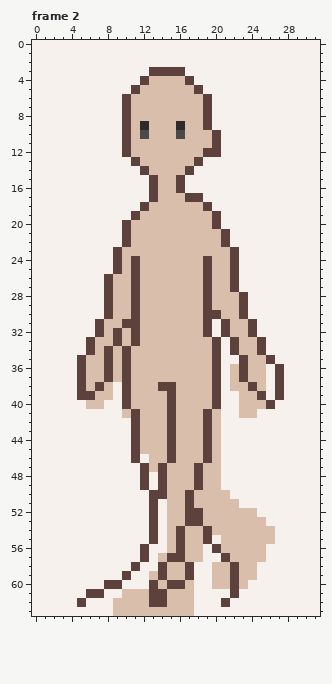
A pixel-art file gets an edit: assets/art/characters/asprite/character-walkcycle.aseprite. This is how it looked before the edit.
32x64 pixels, 8 frames. Shown: frame 2.
Now the later version:
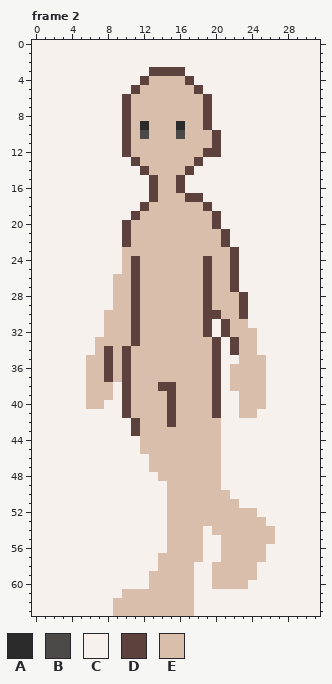
Palette (. is transparent): A #2b2b2b  B #4c4948  C #f6f1ec  D #5c413d  E #d9beac
What changed:
--- frame 2, layer "skin-outline"
@@ x 0..31 @@
 22 CCCCCCCCCCDEEEEEEEEEEDCCCCCCCCCC
-23 CCCCCCCCCDEEEEEEEEEEEEDCCCCCCCCC
-24 CCCCCCCCCDEDEEEEEEEDEEDCCCCCCCCC
-25 CCCCCCCCCDEDEEEEEEEDEEDCCCCCCCCC
-26 CCCCCCCCDEEDEEEEEEEDEEDCCCCCCCCC
-27 CCCCCCCCDEEDEEEEEEEDEEDCCCCCCCCC
-28 CCCCCCCCDEEDEEEEEEEDEEEDCCCCCCCC
-29 CCCCCCCCDEEDEEEEEEEDEEEDCCCCCCCC
-30 CCCCCCCCDEEDEEEEEEEDDEEDCCCCCCCC
-31 CCCCCCCDEEDDEEEEEEEDCDEEDCCCCCCC
-32 CCCCCCCDEDEDEEEEEEEDCDEEDCCCCCCC
-33 CCCCCCDEEDEDEEEEEEEEDCDEEDCCCCCC
-34 CCCCCCDEDEDEEEEEEEEEDCDEEDCCCCCC
-35 CCCCCDEEDEDEEEEEEEEEDCCDEEDCCCCC
-36 CCCCCDEEDEDEEEEEEEEEDCEDEECDCCCC
-37 CCCCCDEEDEDEEEEEEEEEDCEDEECDCCCC
-38 CCCCCDEDECDEEEDDEEEEDCEEDECDCCCC
-39 CCCCCDDEECDEEEEDEEEEDCCEEDCDCCCC
-40 CCCCCCEECCDEEEEDEEEEDCCEEEDCCCCC
-41 CCCCCCCCCCEDEEEDEEEDECCEECCCCCCC
-42 CCCCCCCCCCCDEEEDEEEDECCCCCCCCCCC
-43 CCCCCCCCCCCDEEEDEEEDECCCCCCCCCCC
-44 CCCCCCCCCCCDEEEDEEEDECCCCCCCCCCC
-45 CCCCCCCCCCCDEEEDEEEDECCCCCCCCCCC
-46 CCCCCCCCCCCDCEEDEEEDECCCCCCCCCCC
-47 CCCCCCCCCCCCDEDEEEDEECCCCCCCCCCC
-48 CCCCCCCCCCCCDCDEEEDEECCCCCCCCCCC
-49 CCCCCCCCCCCCDCDEEEDEECCCCCCCCCCC
-50 CCCCCCCCCCCCCDDEEDEEEECCCCCCCCCC
-51 CCCCCCCCCCCCCDCEEDEEEEECCCCCCCCC
-52 CCCCCCCCCCCCCDCEEDDEEEEEECCCCCCC
-53 CCCCCCCCCCCCCDCEEDDEEEEEEECCCCCC
-54 CCCCCCCCCCCCCDCEDEEDEEEEEEECCCCC
-55 CCCCCCCCCCCCCDCEDEEDCEEEEEECCCCC
-56 CCCCCCCCCCCCDCCEDEECDEEEEECCCCCC
-57 CCCCCCCCCCCCDCEDDEECCDEEEECCCCCC
-58 CCCCCCCCCCCDCCDEEDCCEEDEECCCCCCC
-59 CCCCCCCCCCDCCEDEEDCCEEDEECCCCCCC
-60 CCCCCCCCDDCCCDEDDECCEEDECCCCCCCC
-61 CCCCCCDDCCEEEDDEEECCCCDCCCCCCCCC
-62 CCCCCDCCCEEEEDDEEECCCDCCCCCCCCCC
+23 CCCCCCCCCCEEEEEEEEEEEEDCCCCCCCCC
+24 CCCCCCCCCCEDEEEEEEEDEEDCCCCCCCCC
+25 CCCCCCCCCCEDEEEEEEEDEEDCCCCCCCCC
+26 CCCCCCCCCEEDEEEEEEEDEEDCCCCCCCCC
+27 CCCCCCCCCEEDEEEEEEEDEEDCCCCCCCCC
+28 CCCCCCCCCEEDEEEEEEEDEEEDCCCCCCCC
+29 CCCCCCCCCEEDEEEEEEEDEEEDCCCCCCCC
+30 CCCCCCCCEEEDEEEEEEEDDEEDCCCCCCCC
+31 CCCCCCCCEEEDEEEEEEEDCDEECCCCCCCC
+32 CCCCCCCCEEEDEEEEEEEDCDEEECCCCCCC
+33 CCCCCCCEEEEDEEEEEEEEDCDEECCCCCCC
+34 CCCCCCCEDEDEEEEEEEEEDCDEECCCCCCC
+35 CCCCCCEEDEDEEEEEEEEEDCCEEECCCCCC
+36 CCCCCCEEDEDEEEEEEEEEDCEEEECCCCCC
+37 CCCCCCEEDEDEEEEEEEEEDCEEEECCCCCC
+38 CCCCCCEEECDEEEDDEEEEDCEEEECCCCCC
+39 CCCCCCEEECDEEEEDEEEEDCCEEECCCCCC
+40 CCCCCCEECCDEEEEDEEEEDCCEEECCCCCC
+41 CCCCCCCCCCDEEEEDEEEEDCCEECCCCCCC
+42 CCCCCCCCCCCDEEEDEEEEECCCCCCCCCCC
+43 CCCCCCCCCCCDEEEEEEEEECCCCCCCCCCC
+44 CCCCCCCCCCCCEEEEEEEEECCCCCCCCCCC
+45 CCCCCCCCCCCCEEEEEEEEECCCCCCCCCCC
+46 CCCCCCCCCCCCCEEEEEEEECCCCCCCCCCC
+47 CCCCCCCCCCCCCEEEEEEEECCCCCCCCCCC
+48 CCCCCCCCCCCCCCEEEEEEECCCCCCCCCCC
+49 CCCCCCCCCCCCCCCEEEEEECCCCCCCCCCC
+50 CCCCCCCCCCCCCCCEEEEEEECCCCCCCCCC
+51 CCCCCCCCCCCCCCCEEEEEEEECCCCCCCCC
+52 CCCCCCCCCCCCCCCEEEEEEEEEECCCCCCC
+53 CCCCCCCCCCCCCCCEEEEEEEEEEECCCCCC
+54 CCCCCCCCCCCCCCCEEEECEEEEEEECCCCC
+55 CCCCCCCCCCCCCCCEEEECCEEEEEECCCCC
+56 CCCCCCCCCCCCCCCEEEECCEEEEECCCCCC
+57 CCCCCCCCCCCCCCEEEEECCEEEEECCCCCC
+58 CCCCCCCCCCCCCCEEEECCEEEEECCCCCCC
+59 CCCCCCCCCCCCCEEEEECCEEEEECCCCCCC
+60 CCCCCCCCCCCCCEEEEECCEEEECCCCCCCC
+61 CCCCCCCCCCEEEEEEEECCCCCCCCCCCCCC
+62 CCCCCCCCCEEEEEEEEECCCCCCCCCCCCCC
 63 CCCCCCCCCEEEEEEEEECCCCCCCCCCCCCC
Boxes around the changes in both pictures, in picture pixels (x1, y1, x2, y2):
changed: (77, 247, 284, 607)
